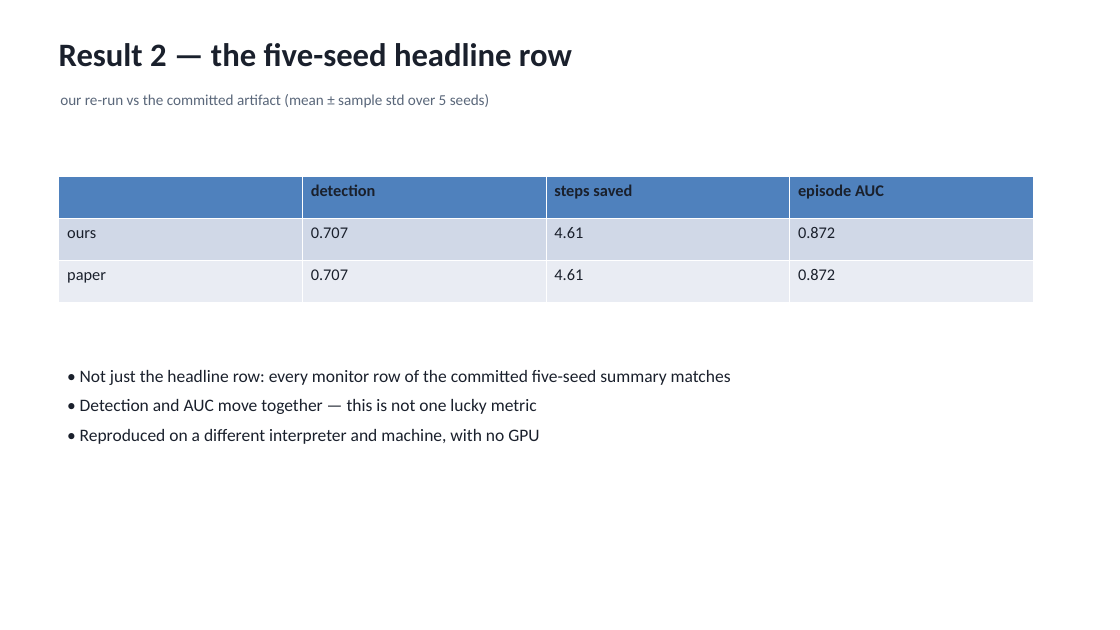
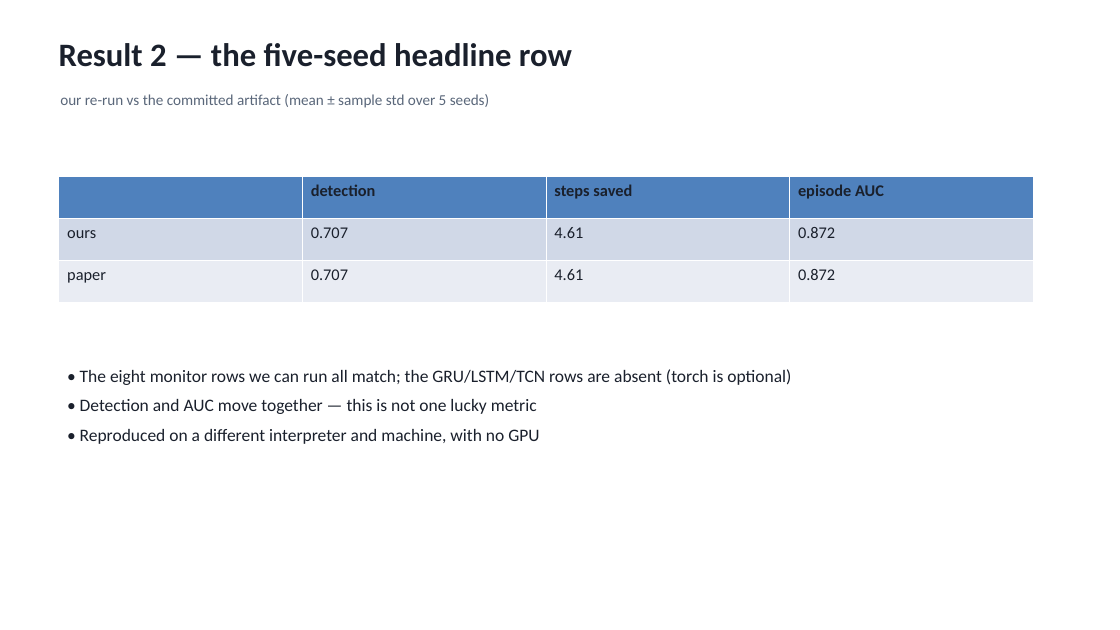
Before and after one commit to SamielSun/Individual-project-trajectory-sentinel-reproduce, a slide deck: slide 7 of slides/deck.pptx. Drawn at 1120x630 pixels with LibreOffice and Linux fonts; fonts in the diff are those of the drawing. Boxes give left, top, right and bottom in pixels: in the first picture for what was removed or moved away, otherwise in the second. Text is boxed around its words. In the diff, an @@ line names an element or a change of style, - is before the commit and + after.

```diff
--- a/slides/deck.pptx
+++ b/slides/deck.pptx
@@ text at bbox=[80, 369, 791, 385]: text changed @@
-• Not just the headline row: every monitor row of the committed five-seed summary matches
+• The eight monitor rows we can run all match; the GRU/LSTM/TCN rows are absent (torch is optional)
```
Also in this commit, not shown: 3 other files.
